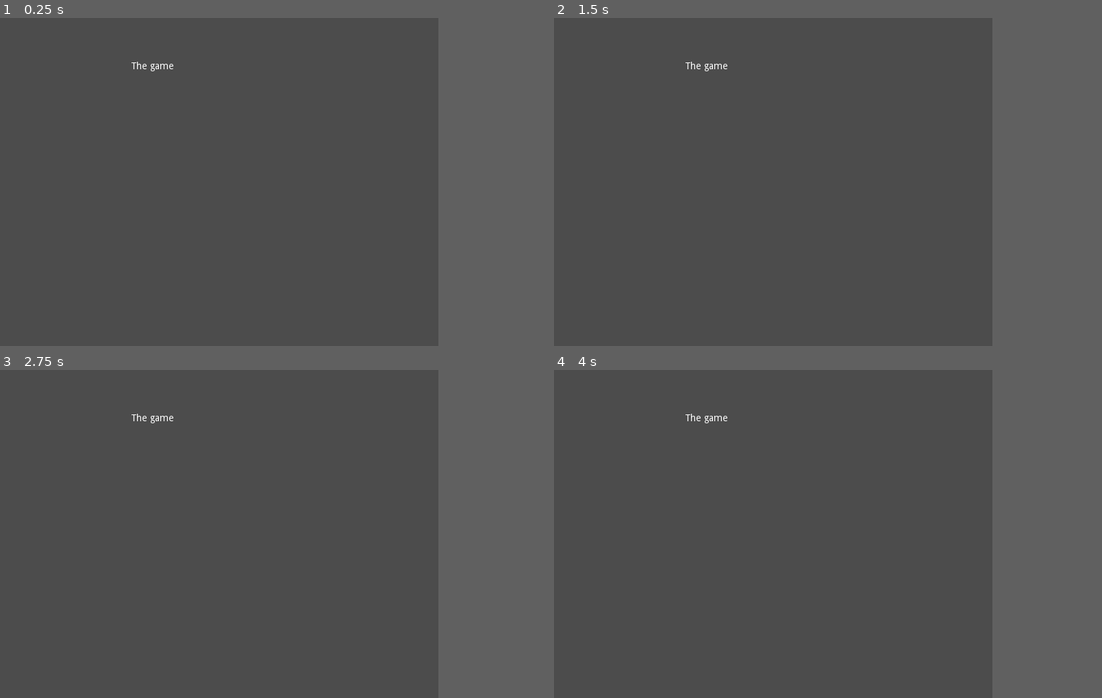
Above: before the commit, frames 1-4 (two rows, left to right).
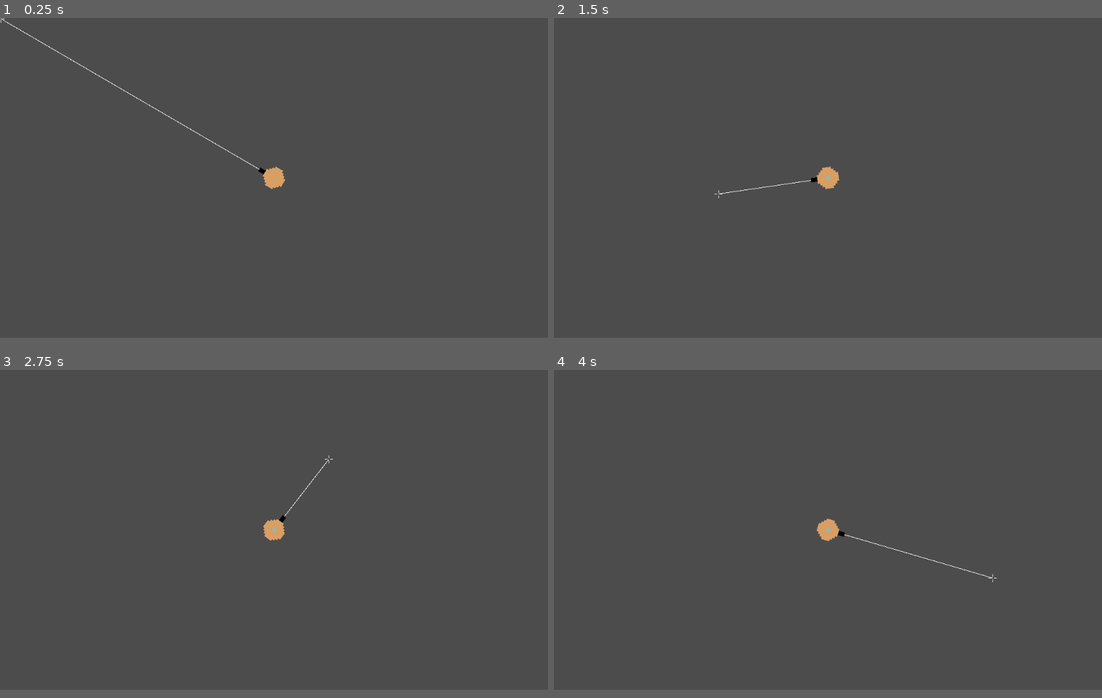
Above: after the commit, the same moments.

Repository: EagleJammers/Night-of-the-Living-Turkeys
Game: Godot game, scene res://scenes/game_window.tscn
Two runs of this game, one before a commit and one after it. Both use one fixed random seed, a clock stepped at 60 frames per second and the inputs below. This scene is started directly instead of the project's main scene.
Inputs (mouse positions are in pixels of both pictures, inside the frame that each line leads up to):
- Up to frame 1 (0.25 s): no input
- Up to frame 2 (1.5 s): tap Enter at 0.5 s; move the mouse to (871, 165) at 0.52 s; hold Space (ui_select) 0.53-1.28 s; move the mouse to (685, 198) at 1.27 s; tap Space (ui_select) at 1.35 s
- Up to frame 3 (2.75 s): tap Space (ui_select) at 1.52, 1.82 s; tap Enter at 2 s; move the mouse to (263, 461) at 2.02 s; hold Space (ui_select) from 2.03 s (still down)
- Up to frame 4 (4 s): move the mouse to (751, 599) at 2.77 s; release Space (ui_select) at 2.78 s; tap Space (ui_select) at 2.85, 3.02, 3.32 s; tap Enter at 3.5 s; move the mouse to (904, 583) at 3.52 s; hold Space (ui_select) from 3.53 s (still down)
In our replay, the window is 640x480 before the commit and 800x468 after it. These sizes can differ from the game's own. Grey fills any space a smaller window leaves; there, only what the larger window draws over its background counts as a difference.

The runs differ from the first frame. In frame 1, 0.5% of the frame differs, in the area x 0-53%, y 0-53%; in frame 2, 0.3%; in frame 3, 0.3%; in frame 4, 0.4%.

Commit message:
Current code, with player tracking

Diff:
--- a/project.godot
+++ b/project.godot
@@ -16,8 +16,7 @@
 
 [display]
 
-window/size/width=640
-window/size/height=480
+window/dpi/allow_hidpi=true
 window/stretch/mode="viewport"
 window/stretch/aspect="expand"
 
--- /dev/null
+++ b/scenes/game_window.gd
@@ -0,0 +1,39 @@
+extends Node2D
+
+
+var MouseTracker: Line2D
+var PlayerSprite: Sprite
+var Crosshair: Sprite
+var Player: Area2D
+var BulletSprite
+
+
+func _ready():
+	MouseTracker = get_node("Player/Line2D")
+	PlayerSprite = get_node("Player/PlayerSprite")
+	Crosshair = get_node("Player/Crosshair")
+	Player = get_node("Player")
+	Input.set_mouse_mode(Input.MOUSE_MODE_HIDDEN)
+	BulletSprite = load("res://assets/bullet.png")
+
+
+
+func _process(delta):
+	MouseTracker.set_point_position(1, MouseTracker.get_local_mouse_position())
+	PlayerSprite.rotate(PlayerSprite.get_local_mouse_position().angle())
+	Crosshair.position = Crosshair.get_global_mouse_position()
+	if(Input.is_action_pressed("ui_select")):
+		create_bullet()
+
+
+func _on_Control_resized():
+	get_node(".").rect_size = get_node(".").get_viewport().size
+	print(get_node(".").get_viewport().size)
+
+func create_bullet():
+	var bullet: KinematicBody2D = KinematicBody2D.new()
+	var sprite: Sprite = Sprite.new()
+	sprite.texture = BulletSprite
+	bullet.add_child(sprite)
+	bullet.set_script(load("res://scripts/bulllet.gd"))
+	get_node(".").add_child(bullet)
--- a/scenes/game_window.tscn
+++ b/scenes/game_window.tscn
@@ -1,10 +1,29 @@
-[gd_scene format=2]
+[gd_scene load_steps=4 format=2]
 
-[node name="Node2D" type="Node2D"]
+[ext_resource path="res://scenes/game_window.gd" type="Script" id=1]
+[ext_resource path="res://assets/player.png" type="Texture" id=2]
+[ext_resource path="res://assets/crosshair.png" type="Texture" id=3]
 
-[node name="RichTextLabel" type="RichTextLabel" parent="."]
-margin_left = 192.0
-margin_top = 64.0
-margin_right = 448.0
-margin_bottom = 128.0
-text = "The game"
+[node name="space" type="Node2D"]
+script = ExtResource( 1 )
+
+[node name="Player" type="Area2D" parent="."]
+
+[node name="PlayerCollision" type="CollisionPolygon2D" parent="Player"]
+
+[node name="Line2D" type="Line2D" parent="Player"]
+points = PoolVector2Array( 0, 0, 0, 0 )
+width = 1.0
+default_color = Color( 1, 1, 1, 1 )
+
+[node name="Camera2D" type="Camera2D" parent="Player"]
+current = true
+
+[node name="PlayerSprite" type="Sprite" parent="Player"]
+scale = Vector2( 4, 4 )
+texture = ExtResource( 2 )
+
+[node name="Crosshair" type="Sprite" parent="Player"]
+texture = ExtResource( 3 )
+
+[connection signal="item_rect_changed" from="Player/Camera2D" to="." method="_on_Camera2D_item_rect_changed"]
--- a/scenes/title_screen.tscn
+++ b/scenes/title_screen.tscn
@@ -22,15 +22,15 @@
 anchor_bottom = 1.0
 script = ExtResource( 10 )
 
-[node name="VBoxContainer" type="VBoxContainer" parent="."]
+[node name="VerticalContainer" type="VBoxContainer" parent="."]
 anchor_right = 1.0
 anchor_bottom = 1.0
 alignment = 1
 
-[node name="TitleText" type="RichTextLabel" parent="VBoxContainer"]
-margin_top = 182.0
-margin_right = 640.0
-margin_bottom = 224.0
+[node name="TitleText" type="RichTextLabel" parent="VerticalContainer"]
+margin_top = 242.0
+margin_right = 1024.0
+margin_bottom = 284.0
 custom_fonts/normal_font = ExtResource( 2 )
 bbcode_enabled = true
 bbcode_text = "[center]Night of the Living Turkeys[/center]"
@@ -38,15 +38,15 @@
 fit_content_height = true
 scroll_active = false
 
-[node name="UpperButtons" type="HBoxContainer" parent="VBoxContainer"]
-margin_top = 228.0
-margin_right = 640.0
-margin_bottom = 261.0
+[node name="UpperButtons" type="HBoxContainer" parent="VerticalContainer"]
+margin_top = 288.0
+margin_right = 1024.0
+margin_bottom = 321.0
 alignment = 1
 
-[node name="StartButton" type="TextureButton" parent="VBoxContainer/UpperButtons"]
-margin_left = 219.0
-margin_right = 318.0
+[node name="StartButton" type="TextureButton" parent="VerticalContainer/UpperButtons"]
+margin_left = 411.0
+margin_right = 510.0
 margin_bottom = 33.0
 rect_min_size = Vector2( 99, 33 )
 shortcut = SubResource( 2 )
@@ -55,9 +55,9 @@
 texture_hover = ExtResource( 1 )
 expand = true
 
-[node name="OptionsButton" type="TextureButton" parent="VBoxContainer/UpperButtons"]
-margin_left = 322.0
-margin_right = 421.0
+[node name="OptionsButton" type="TextureButton" parent="VerticalContainer/UpperButtons"]
+margin_left = 514.0
+margin_right = 613.0
 margin_bottom = 33.0
 rect_min_size = Vector2( 99, 33 )
 texture_normal = ExtResource( 3 )
@@ -65,15 +65,15 @@
 texture_hover = ExtResource( 8 )
 expand = true
 
-[node name="LowerButtons" type="HBoxContainer" parent="VBoxContainer"]
-margin_top = 265.0
-margin_right = 640.0
-margin_bottom = 298.0
+[node name="LowerButtons" type="HBoxContainer" parent="VerticalContainer"]
+margin_top = 325.0
+margin_right = 1024.0
+margin_bottom = 358.0
 alignment = 1
 
-[node name="CreditsButton" type="TextureButton" parent="VBoxContainer/LowerButtons"]
-margin_left = 219.0
-margin_right = 318.0
+[node name="CreditsButton" type="TextureButton" parent="VerticalContainer/LowerButtons"]
+margin_left = 411.0
+margin_right = 510.0
 margin_bottom = 33.0
 rect_min_size = Vector2( 99, 33 )
 texture_normal = ExtResource( 5 )
@@ -81,9 +81,9 @@
 texture_hover = ExtResource( 6 )
 expand = true
 
-[node name="ExitButton" type="TextureButton" parent="VBoxContainer/LowerButtons"]
-margin_left = 322.0
-margin_right = 421.0
+[node name="ExitButton" type="TextureButton" parent="VerticalContainer/LowerButtons"]
+margin_left = 514.0
+margin_right = 613.0
 margin_bottom = 33.0
 rect_min_size = Vector2( 99, 33 )
 texture_normal = ExtResource( 7 )
@@ -91,7 +91,11 @@
 texture_hover = ExtResource( 9 )
 expand = true
 
-[connection signal="pressed" from="VBoxContainer/UpperButtons/StartButton" to="." method="_on_StartButton_pressed"]
-[connection signal="pressed" from="VBoxContainer/UpperButtons/OptionsButton" to="." method="_on_OptionsButton_pressed"]
-[connection signal="pressed" from="VBoxContainer/LowerButtons/CreditsButton" to="." method="_on_CreditsButton_pressed"]
-[connection signal="pressed" from="VBoxContainer/LowerButtons/ExitButton" to="." method="_on_ExitButton_pressed"]
+[node name="Camera" type="Camera2D" parent="."]
+anchor_mode = 0
+current = true
+
+[connection signal="pressed" from="VerticalContainer/UpperButtons/StartButton" to="." method="_on_StartButton_pressed"]
+[connection signal="pressed" from="VerticalContainer/UpperButtons/OptionsButton" to="." method="_on_OptionsButton_pressed"]
+[connection signal="pressed" from="VerticalContainer/LowerButtons/CreditsButton" to="." method="_on_CreditsButton_pressed"]
+[connection signal="pressed" from="VerticalContainer/LowerButtons/ExitButton" to="." method="_on_ExitButton_pressed"]
--- /dev/null
+++ b/scripts/bullet.gd
@@ -0,0 +1,21 @@
+extends KinematicBody2D
+
+
+# Declare member variables here. Examples:
+# var a = 2
+# var b = "text"
+var dest = Vector2()
+
+
+# Called when the node enters the scene tree for the first time.
+func _ready():
+	dest = get_viewport().get_mouse_position()
+	look_at(dest)
+	dest = Vector2(100, 0).rotated(rotation)
+	pass # Replace with function body.
+
+
+# Called every frame. 'delta' is the elapsed time since the previous frame.
+func _process(delta):
+	dest = Vector2(100, 0).rotated(rotation)
+	move_and_slide(dest)
Binary file added: assets/bullet.aseprite
Binary file added: assets/bullet.png
Not shown, added: assets/bullet.png.import
Binary file added: assets/crosshair.aseprite
Binary file added: assets/crosshair.png
Not shown, added: assets/crosshair.png.import
Binary file added: assets/player.aseprite
Binary file added: assets/player.png
Not shown, added: assets/player.png.import
Not shown, changed: credits.md
